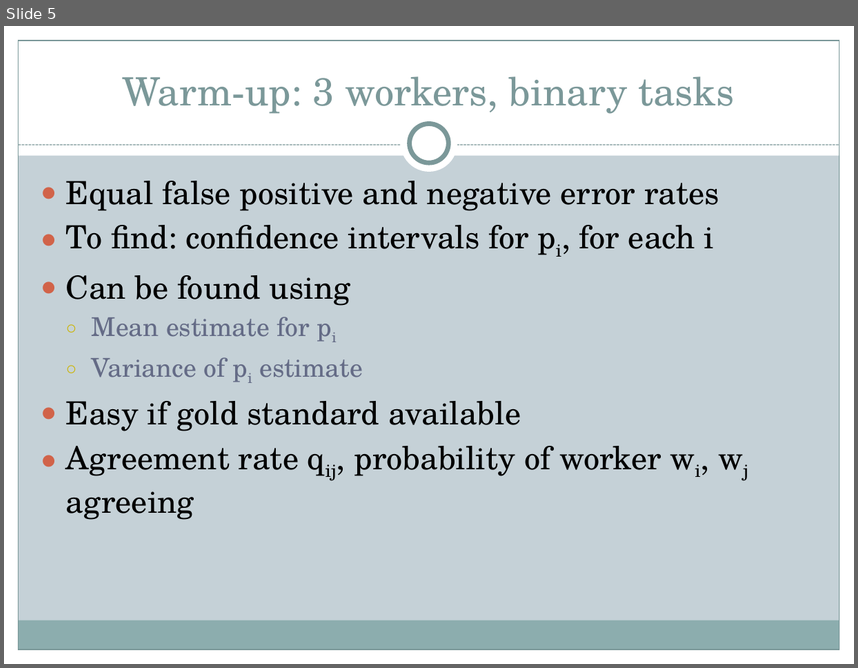
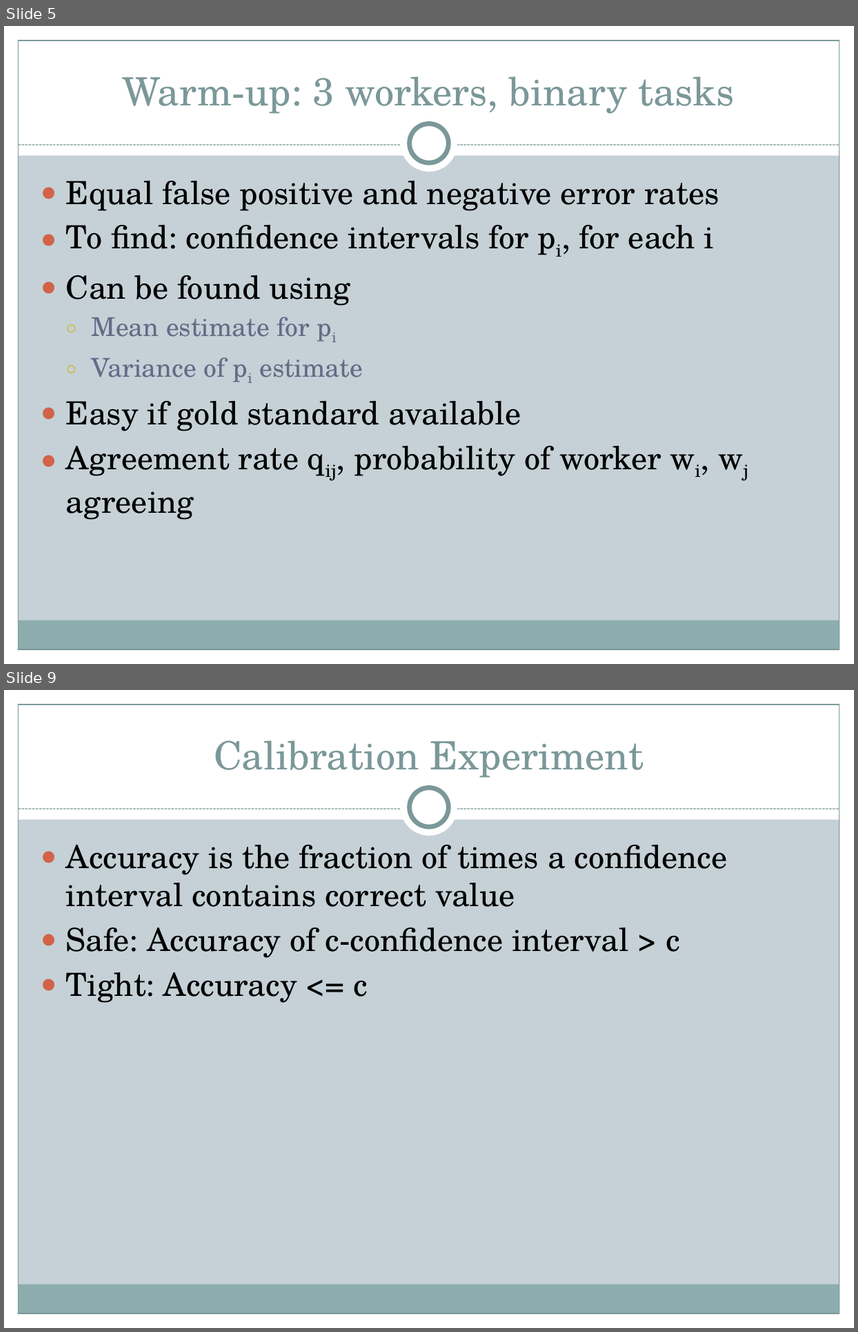
Before and after one commit to brahmaneya/WorkerEvaluationGeneral, a slide deck: Presentation/WorkerEval.pptx. Shown one above the other, each under a label of ours: slide 5 before the commit, slides 5 and 9 after it; the slides between them are not shown. The pictures are 858x668 and 858x1332 pixels, drawn with LibreOffice and Linux fonts; fonts in the diff are those of the drawing. Boxes give left, top, right and bottom in pixels: in the first picture for what was removed or moved away, otherwise in the second. Text is boxed around its words. In the diff, an @@ line names an element or a change of style, - is before the commit and + after.

```diff
--- a/Presentation/WorkerEval.pptx
+++ b/Presentation/WorkerEval.pptx
@@ slide 9 added at <box>4,690,854,1328</box>, background #C5D1D7; not listed: 9 template elements that a slide beside it also shows @@
@@ title added at <box>214,740,644,778</box>, 33 pt, text #7C999A @@
+Calibration Experiment
@@ text added at <box>66,845,728,1003</box>, 27 pt, text #000000 @@
+● Accuracy is the fraction of times a confidence interval contains correct value
+● Safe: Accuracy of c-confidence interval > c
+● Tight: Accuracy <= c
```
Also in this commit, not shown: 8 slides changed.
